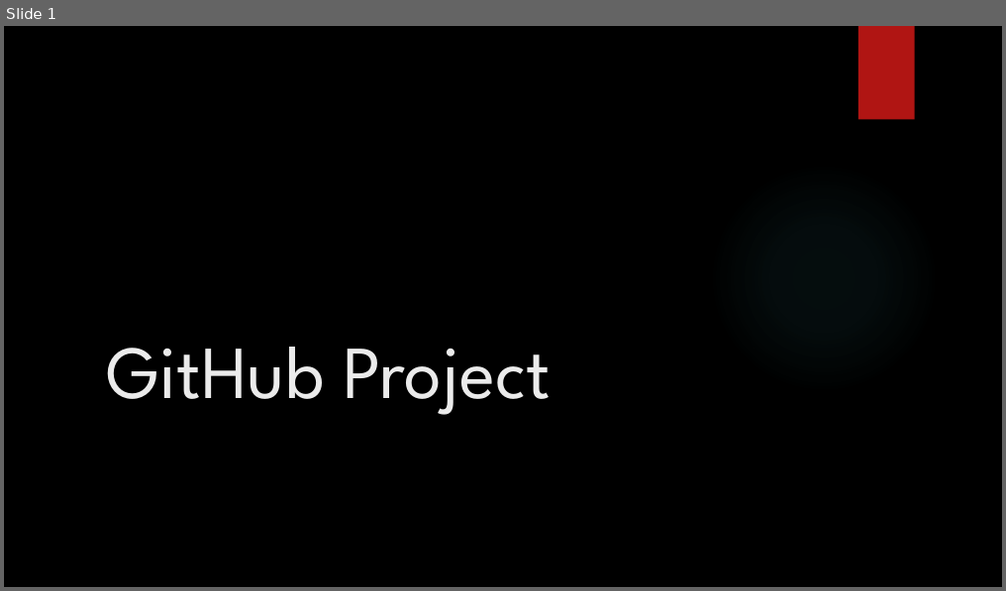
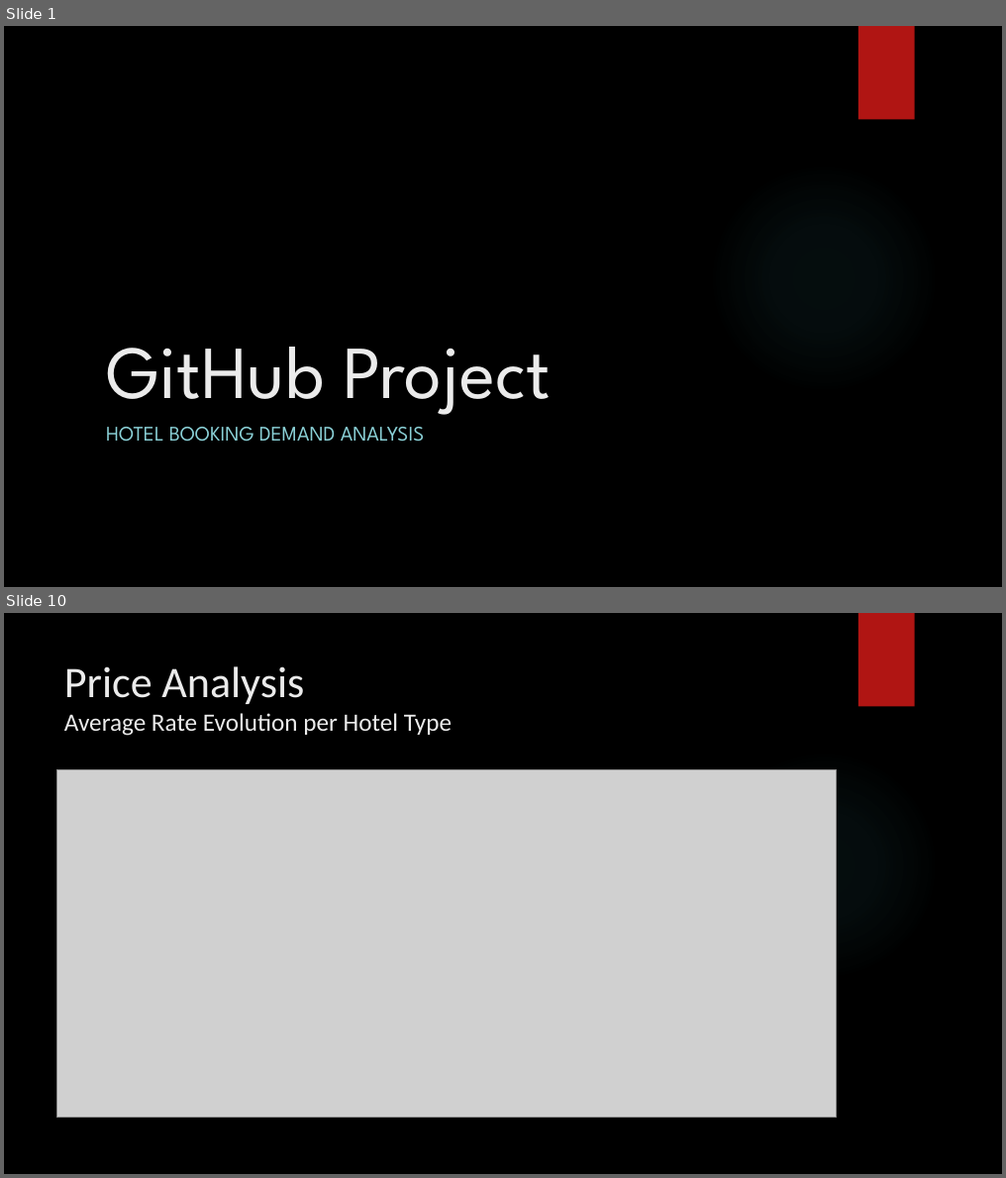
Before and after one commit to Konadrak/GitHub_Project_1a-Team_A, a slide deck: Presentation/GitHub Project Presentation.pptx. Shown one above the other, each under a label of ours: slide 1 before the commit, slides 1 and 10 after it; the slides between them are not shown. The pictures are 1006x591 and 1006x1178 pixels, drawn with LibreOffice and Linux fonts; fonts in the diff are those of the drawing; grey boxes stand for pictures; background and template pictures are left out. Boxes give left, top, right and bottom in pixels: in the first picture for what was removed or moved away, otherwise in the second. Text is boxed around its words. In the diff, an @@ line names an element or a change of style, - is before the commit and + after.

Commit message:
Analysis and Presentation

```diff
--- a/Presentation/GitHub Project Presentation.pptx
+++ b/Presentation/GitHub Project Presentation.pptx
@@ slide 10 added at (4,613,1002,1174), background picture (left out); not listed: 2 template elements that a slide beside it also shows @@
@@ title added at (64,666,451,736), 24 pt, text #EBEBEB @@
+Price Analysis
+Average Rate Evolution per Hotel Type
@@ picture added at (57,769,837,1118) @@
@@ slide 1 changed as well @@
@@ subtitle added at (106,427,425,442), 20 pt, text #8AD0D6 @@
+HOTEL BOOKING DEMAND ANALYSIS
```
Also in this commit, not shown: 11 other slides added, 2 slides removed, 3 other files.
